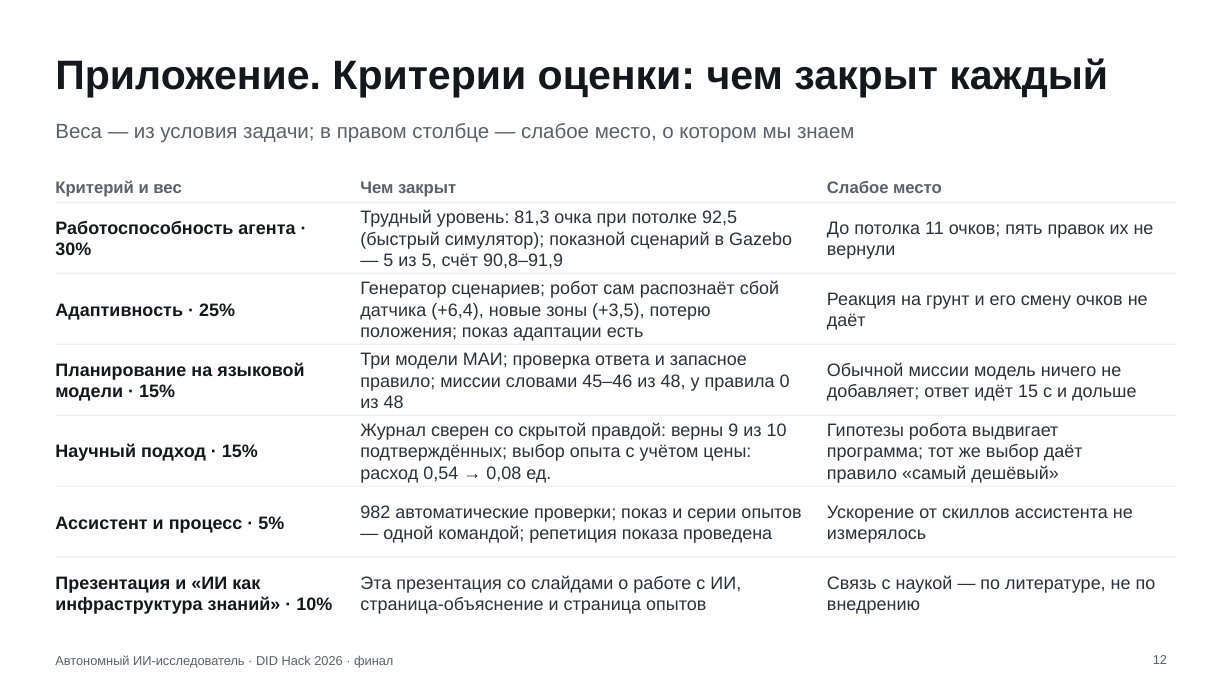
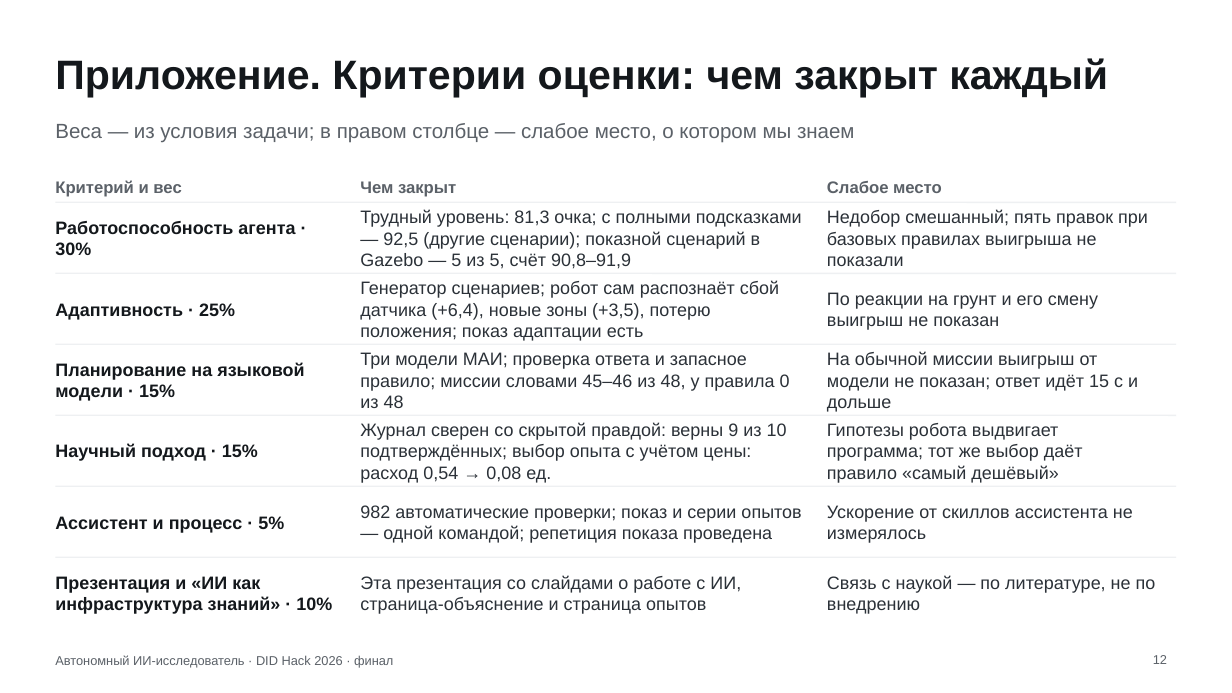
Before and after one commit to Mput13/did-hack, a slide deck: slide 12 of presentation/final.pptx. Drawn at 1232x693 pixels with LibreOffice and Linux fonts; fonts in the diff are those of the drawing. Boxes give left, top, right and bottom in pixels: in the first picture for what was removed or moved away, otherwise in the second. Text is boxed around its words. In the diff, an @@ line names an element or a change of style, - is before the commit and + after.

```diff
--- a/presentation/final.pptx
+++ b/presentation/final.pptx
@@ text at <box>360,209,802,269</box>: text changed @@
-Трудный уровень: 81,3 очка при потолке 92,5 (быстрый симулятор); показной сценарий в Gazebo — 5 из 5, счёт 90,8–91,9
+Трудный уровень: 81,3 очка; с полными подсказками — 92,5 (другие сценарии); показной сценарий в Gazebo — 5 из 5, счёт 90,8–91,9
@@ text at <box>827,209,1148,266</box>: text changed @@
-До потолка 11 очков; пять правок их не вернули
+Недобор смешанный; пять правок при базовых правилах выигрыша не показали
@@ text at <box>827,292,1098,330</box>: text changed @@
-Реакция на грунт и его смену очков не даёт
+По реакции на грунт и его смену выигрыш не показан
@@ text at <box>827,351,1138,412</box>: text changed @@
-Обычной миссии модель ничего не добавляет; ответ идёт 15 с и дольше
+На обычной миссии выигрыш от модели не показан; ответ идёт 15 с и дольше
```
Also in this commit, not shown: 9 other slides changed, 16 other files.
